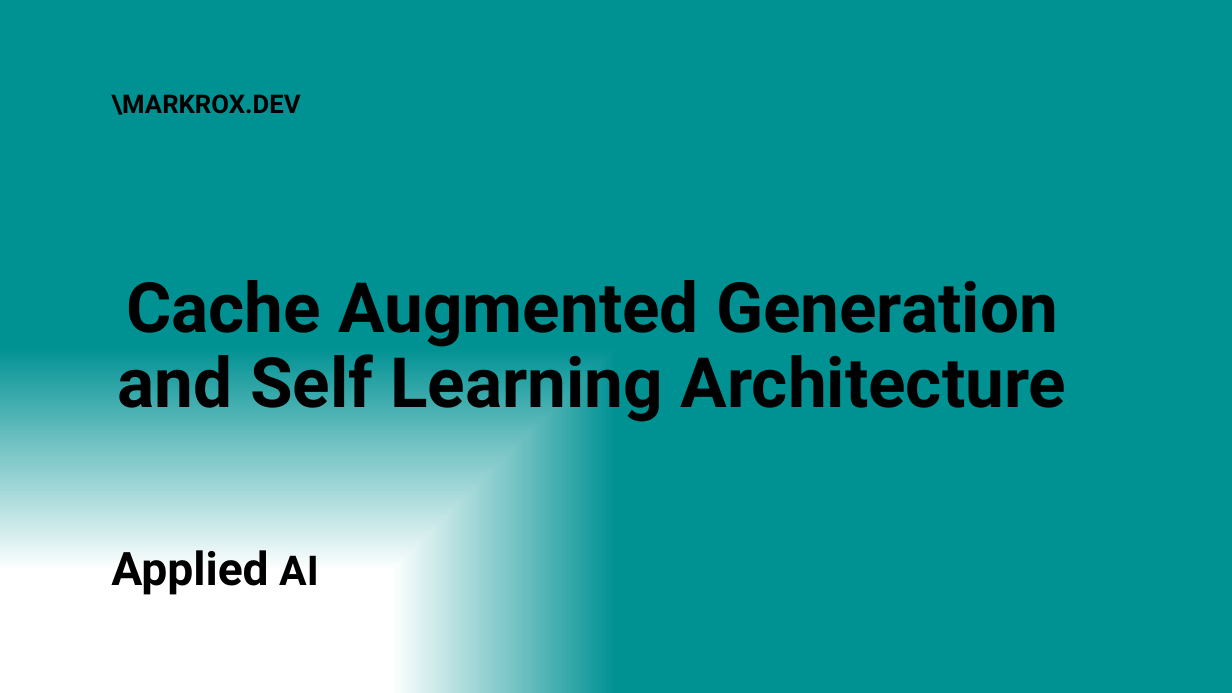
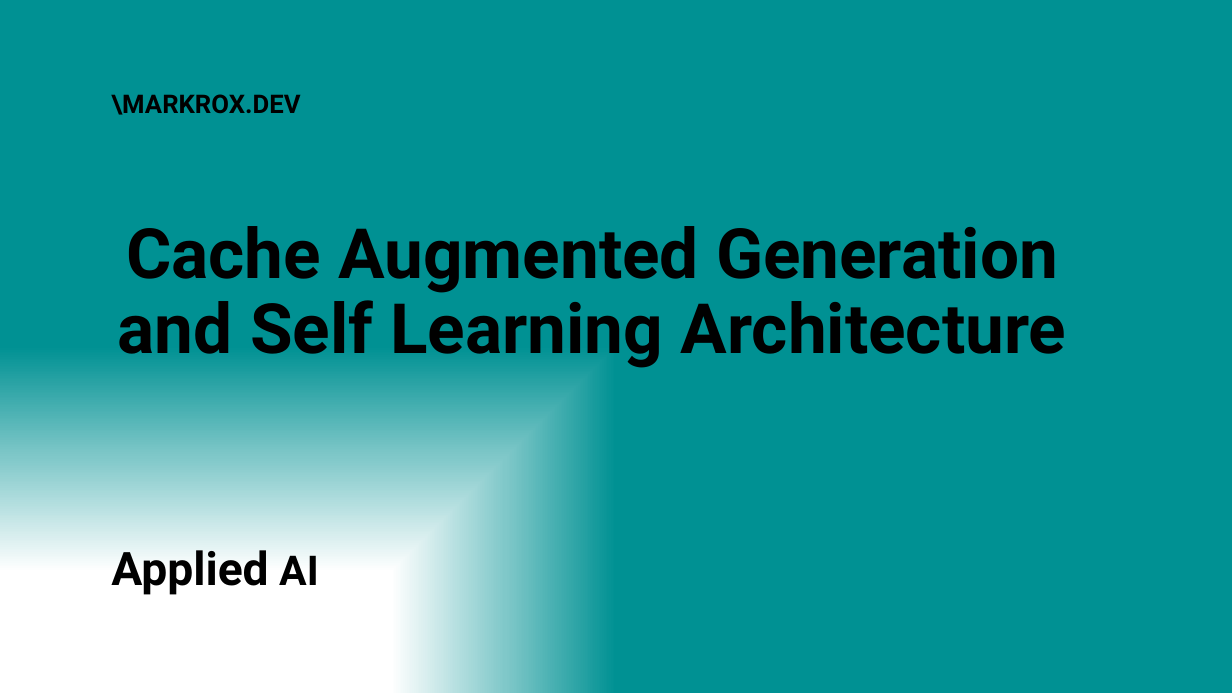
Before and after one commit to roxberry/markrox.dev, a slide deck: slide 1 of templates/PostImage.pptx. Drawn at 1232x693 pixels with LibreOffice and Linux fonts; fonts in the diff are those of the drawing. Boxes give left, top, right and bottom in pixels: in the first picture for what was removed or moved away, otherwise in the second. Text is boxed around its words. In the diff, an @@ line names an element or a change of style, - is before the commit and + after.

```diff
--- a/templates/PostImage.pptx
+++ b/templates/PostImage.pptx
@@ title "Cache Augmented Generation and Self ...": place and size @@
-title "Cache Augmented Generation and Self ..." at bbox=[118, 280, 1067, 423]
+title "Cache Augmented Generation and Self ..." at bbox=[118, 226, 1067, 368]
```
Also in this commit, not shown: 2 other files.
